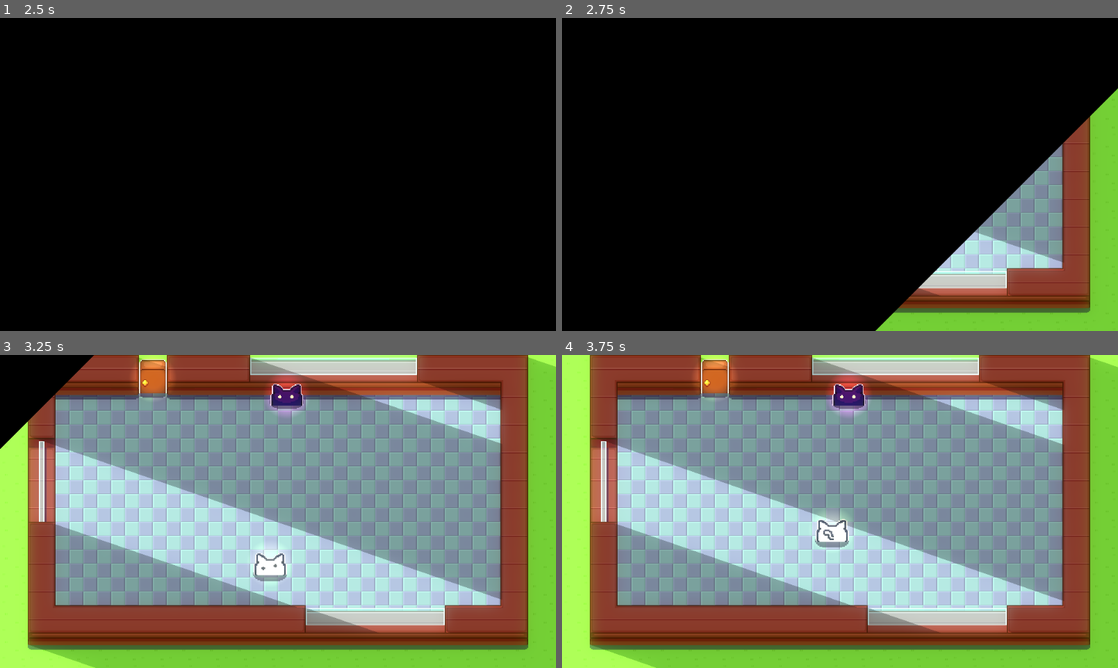
Above: before the commit, frames 1-4 (two rows, left to right).
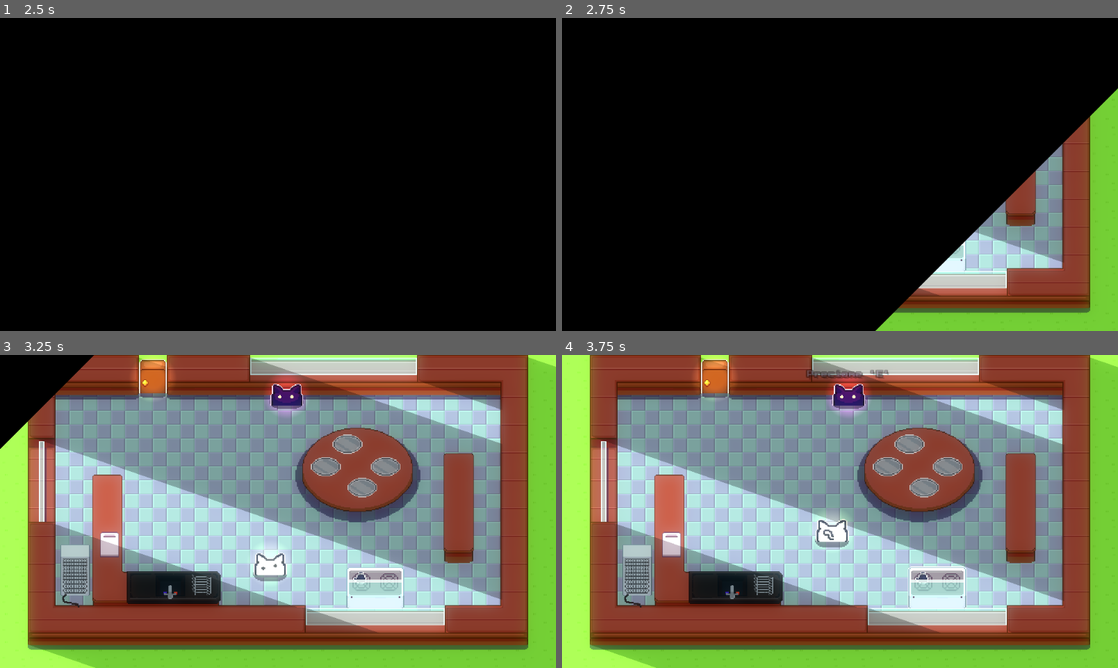
Above: after the commit, the same moments.

Repository: RAFAELPADILHA2011/Projeto-Remanejo-de-res-duos
Game: Godot game, scene res://Game/Scenes/jogo.tscn
The game is run twice, just before and just after one commit, with the same random seed, the same clock (stepped at 60 frames per second) and the same inputs.
Inputs (mouse positions are in pixels of both pictures, inside the frame that each line leads up to):
- Up to frame 1 (2.5 s): click (72, 161) at 0.5 s; tap Enter (ui_accept) at 1.25, 1.52, 2.27 s; move the mouse to (400, 158) at 1.27 s; hold Right (ui_right) 1.28-2.03 s; hold E 1.28-2.03 s; click (400, 158) at 1.42 s; move the mouse to (166, 190) at 2.02 s; hold Down (ui_down) from 2.03 s (still down); tap E at 2.1 s; click (166, 190) at 2.17 s
- Up to frame 2 (2.75 s): keep holding Down (ui_down)
- Up to frame 3 (3.25 s): move the mouse to (333, 442) at 2.77 s; release Down (ui_down) at 2.78 s; hold Right (ui_right) from 2.78 s (still down); hold E from 2.78 s (still down); click (333, 442) at 2.92 s
- Up to frame 4 (3.75 s): move the mouse to (812, 574) at 3.52 s; release Right (ui_right) at 3.53 s; release E at 3.53 s; hold Up (ui_up) from 3.53 s (still down); tap E at 3.6 s; click (812, 574) at 3.67 s

Frame 1 is identical in both runs. In frame 2, 0.9% of the frame differs, in the area x 67-86%, y 48-81%; in frame 3, 13%; in frame 4, 13%, in the area x 10-86%, y 4-81%.

Commit message:
moveis

Diff:
--- a/Game/Scenes/mundo.tscn
+++ b/Game/Scenes/mundo.tscn
@@ -5,6 +5,12 @@
 [ext_resource type="PackedScene" uid="uid://cxdsajbrosdmp" path="res://Itens/scenes/Porta.tscn" id="3_ryfhg"]
 [ext_resource type="PackedScene" uid="uid://m0s7ntlmcgax" path="res://Itens/scenes/player.tscn" id="4_e046x"]
 [ext_resource type="Script" uid="uid://be36515kmvrnw" path="res://Game/Scripts/Time.gd" id="5_0bwyg"]
+[ext_resource type="PackedScene" uid="uid://clbmfncrharf7" path="res://Itens/scenes/pia.tscn" id="5_tayns"]
+[ext_resource type="PackedScene" uid="uid://4lb4owoi5aij" path="res://Itens/scenes/mesa.tscn" id="6_ryfhg"]
+[ext_resource type="PackedScene" uid="uid://d2wqpg2xyoqgp" path="res://Itens/scenes/fogao.tscn" id="7_e046x"]
+[ext_resource type="PackedScene" uid="uid://b4xo77yosvs1a" path="res://Itens/scenes/geladeira.tscn" id="8_0bwyg"]
+[ext_resource type="PackedScene" uid="uid://ddt6lnywyrdyx" path="res://Itens/scenes/balcao.tscn" id="8_cth1h"]
+[ext_resource type="PackedScene" uid="uid://co7yllu4toda2" path="res://Itens/scenes/chaleira.tscn" id="10_4vcml"]
 
 [sub_resource type="Environment" id="Environment_iqat7"]
 background_mode = 3
@@ -54,6 +60,28 @@
 use_parent_material = true
 position = Vector2(311, 240)
 
+[node name="Moveis" type="Node2D" parent="Elementos" unique_id=1991353690]
+
+[node name="EnteragePlayer" parent="Elementos/Moveis" unique_id=1605428017 instance=ExtResource("5_tayns")]
+position = Vector2(180, 213)
+
+[node name="mesa" parent="Elementos/Moveis" unique_id=1505730108 instance=ExtResource("6_ryfhg")]
+position = Vector2(412, 138)
+
+[node name="Fogao" parent="Elementos/Moveis" unique_id=1510914623 instance=ExtResource("7_e046x")]
+position = Vector2(432, 267)
+
+[node name="Balcao" parent="Elementos/Moveis" unique_id=1490575044 instance=ExtResource("8_cth1h")]
+position = Vector2(528, 176)
+
+[node name="Geladeira" parent="Elementos/Moveis" unique_id=1375789181 instance=ExtResource("8_0bwyg")]
+position = Vector2(87, 250)
+
+[node name="itens" type="Node2D" parent="Elementos" unique_id=687083256]
+
+[node name="chaleira" parent="Elementos/itens" unique_id=1782349878 instance=ExtResource("10_4vcml")]
+position = Vector2(414, 256)
+
 [node name="WorldEnvironment" type="WorldEnvironment" parent="." unique_id=316322369 node_paths=PackedStringArray("dirLuz", "Tempo")]
 environment = SubResource("Environment_iqat7")
 script = ExtResource("5_0bwyg")
--- a/Game/Scripts/themeController.gd
+++ b/Game/Scripts/themeController.gd
@@ -15,7 +15,6 @@
 	if stream == null:
 		stream = _musica
 		aumentaVolume()
-		play()
 		return
 	if stream != _musica:
 		await diminuiVolume()
@@ -30,6 +29,7 @@
 	tweenVolume = create_tween().bind_node(self)
 	tweenVolume.tween_method(mudaVolume, volumeAtual, 0.0, TEMPO)
 	tweenVolume.tween_callback(stop)
+	await tweenVolume.finished
 
 func aumentaVolume():
 	if stream == null: return
--- /dev/null
+++ b/Itens/Scripts/CliqueParaPegar.gd
@@ -0,0 +1,35 @@
+extends EnterageMouse
+
+@export var Mensagem : Label = null
+
+@export var PosYOriginal : float = -42
+
+@export var PosYOEscondida : float = -35
+
+const TEMPO : float = 0.1
+
+const COR_ORIGINAL : Color = Color.WHITE
+
+const COR_ESCONDIDA : Color = Color(0.145, 0.086, 0.31, 0.0)
+
+var tweenPrecionar : Tween = null
+
+var necessitaExibirTexto : bool = true
+
+func _on_input_event(_viewport: Node, _event: InputEvent, _shape_idx: int) -> void:
+	if _event is InputEventMouseButton and _event.pressed:
+		if _event.event == MOUSE_BUTTON_LEFT:
+			queue_free()
+
+func mouseColidindo():
+	if not necessitaExibirTexto: return
+	if tweenPrecionar: tweenPrecionar.kill()
+	tweenPrecionar = create_tween().bind_node(self)
+	tweenPrecionar.tween_property(Mensagem, "position:y", PosYOriginal, TEMPO)
+	tweenPrecionar.tween_property(Mensagem, "modulate", COR_ORIGINAL, TEMPO)
+
+func mouseNaoColidindo():
+	if tweenPrecionar: tweenPrecionar.kill()
+	tweenPrecionar = create_tween().bind_node(self)
+	tweenPrecionar.tween_property(Mensagem, "position:y", PosYOEscondida, TEMPO)
+	tweenPrecionar.tween_property(Mensagem, "modulate", COR_ESCONDIDA, TEMPO)
--- /dev/null
+++ b/Itens/Scripts/Pia.gd
@@ -0,0 +1,11 @@
+extends EnteragePlayer
+
+@export var Sprite : Sprite2D
+
+func playerColidindo(_area : Area2D):
+    verificacao(_area)
+    Sprite.frame = 1
+
+func playerNaoColidindo(_area : Area2D):
+    verificacao(_area)
+    Sprite.frame = 0
--- a/Itens/Scripts/dialogo.gd
+++ b/Itens/Scripts/dialogo.gd
@@ -29,6 +29,10 @@
 
 func _process(_delta: float):
 	if not emTela: return
+	if get_tree().paused == true:
+			Anim.play("saida")
+			await Anim.animation_finished
+			queue_free()
 	if Input.is_action_pressed("ui_accept") and Dialogo.visible_ratio < MAX_TEXTO_VISIVEL:
 		passoTexto = MIN_PASSO_TEXTO
 		return
--- a/Itens/Scripts/guia.gd
+++ b/Itens/Scripts/guia.gd
@@ -1,6 +1,4 @@
-extends CharacterBody2D
-
-@export var Area : Area2D = null
+extends EnteragePlayer
 
 @export var Mensagem : Label = null
 
@@ -22,10 +20,6 @@
 
 var possoComecarDialogo : bool = false
 
-func _ready():
-    Area.area_entered.connect(playerColidindo)
-    Area.area_exited.connect(playerNaoColidindo)
-
 func _process(_delta: float):
     if Input.is_physical_key_pressed(KEY_E) and possoComecarDialogo:
         possoComecarDialogo = false
@@ -34,21 +28,20 @@
         dialogo.dados = Dialogos.DIALOGO1
         dialogo.entrandoEmTela()
 
-
 func playerColidindo(_area : Area2D):
-    if _area.get_parent() is Player:
-        if tweenPrecionar: tweenPrecionar.kill()
-        tweenPrecionar = create_tween().bind_node(self)
-        tweenPrecionar.tween_property(Mensagem, "position:y", POS_Y_ORIGINAL, TEMPO)
-        tweenPrecionar.tween_property(Mensagem, "modulate", COR_ORIGINAL, TEMPO)
-        await tweenPrecionar.finished
-        possoComecarDialogo = true
+    verificacao(_area)
+    if tweenPrecionar: tweenPrecionar.kill()
+    tweenPrecionar = create_tween().bind_node(self)
+    tweenPrecionar.tween_property(Mensagem, "position:y", POS_Y_ORIGINAL, TEMPO)
+    tweenPrecionar.tween_property(Mensagem, "modulate", COR_ORIGINAL, TEMPO)
+    await tweenPrecionar.finished
+    possoComecarDialogo = true
 
 func playerNaoColidindo(_area : Area2D):
-    if _area.get_parent() is Player:
-        if tweenPrecionar: tweenPrecionar.kill()
-        tweenPrecionar = create_tween().bind_node(self)
-        tweenPrecionar.tween_property(Mensagem, "position:y", POS_Y_ESCONDIDO, TEMPO)
-        tweenPrecionar.tween_property(Mensagem, "modulate", COR_ESCONDIDA, TEMPO)
-        await tweenPrecionar.finished
-        possoComecarDialogo = false
+    verificacao(_area)
+    if tweenPrecionar: tweenPrecionar.kill()
+    tweenPrecionar = create_tween().bind_node(self)
+    tweenPrecionar.tween_property(Mensagem, "position:y", POS_Y_ESCONDIDO, TEMPO)
+    tweenPrecionar.tween_property(Mensagem, "modulate", COR_ESCONDIDA, TEMPO)
+    await tweenPrecionar.finished
+    possoComecarDialogo = false
--- /dev/null
+++ b/Itens/Scripts/interageComMouse.gd
@@ -0,0 +1,14 @@
+extends CharacterBody2D
+class_name EnterageMouse
+
+@export var Area : Area2D = null
+
+func _ready() -> void:
+    Area.mouse_entered.connect(mouseColidindo)
+    Area.mouse_exited.connect(mouseNaoColidindo)
+
+func mouseColidindo():
+    pass
+
+func mouseNaoColidindo():
+    pass
--- /dev/null
+++ b/Itens/Scripts/interageComPlayer.gd
@@ -0,0 +1,20 @@
+extends CharacterBody2D
+class_name EnteragePlayer
+
+@export var Area : Area2D = null
+
+var jogador : Player = null
+
+func _ready() -> void:
+    Area.area_entered.connect(playerColidindo)
+    Area.area_exited.connect(playerNaoColidindo)
+
+func playerColidindo(_area : Area2D):
+    pass
+
+func playerNaoColidindo(_area : Area2D):
+    pass
+
+func verificacao(_area : Area2D):
+    if not (_area.get_parent() is Player): return
+    jogador = _area.get_parent()
--- a/Itens/scenes/TelaDialogo.tscn
+++ b/Itens/scenes/TelaDialogo.tscn
@@ -128,6 +128,7 @@
 }
 
 [node name="DialogScreen" type="CanvasLayer" unique_id=773613895 node_paths=PackedStringArray("Nome", "Dialogo", "Icone", "Anim")]
+process_mode = 3
 script = ExtResource("1_8p7pj")
 Nome = NodePath("CaixaDialogo/VBoxContainer/Nome")
 Dialogo = NodePath("CaixaDialogo/VBoxContainer/Dialogo")
--- /dev/null
+++ b/Itens/scenes/balcao.tscn
@@ -0,0 +1,19 @@
+[gd_scene format=3 uid="uid://ddt6lnywyrdyx"]
+
+[ext_resource type="Texture2D" uid="uid://7eo7tp6ueuag" path="res://Itens/Sprites/moveis/Sprite-balcao.png" id="1_w14u5"]
+
+[sub_resource type="RectangleShape2D" id="RectangleShape2D_k0h2g"]
+size = Vector2(30, 116)
+
+[node name="Balcao" type="CharacterBody2D" unique_id=1490575044]
+z_index = 1
+y_sort_enabled = true
+
+[node name="Sprite2D" type="Sprite2D" parent="." unique_id=1751161046]
+z_index = 3
+y_sort_enabled = true
+texture = ExtResource("1_w14u5")
+
+[node name="CollisionShape2D" type="CollisionShape2D" parent="." unique_id=605836755]
+position = Vector2(0, -2)
+shape = SubResource("RectangleShape2D_k0h2g")
--- /dev/null
+++ b/Itens/scenes/chaleira.tscn
@@ -0,0 +1,46 @@
+[gd_scene format=3 uid="uid://co7yllu4toda2"]
+
+[ext_resource type="Script" uid="uid://d4ja6n4d38qx3" path="res://Itens/Scripts/CliqueParaPegar.gd" id="1_5c6t1"]
+[ext_resource type="Texture2D" uid="uid://csmftfwvfeawm" path="res://Itens/Sprites/Itens/Sprite-Chaleira.png" id="2_agjlt"]
+
+[sub_resource type="RectangleShape2D" id="RectangleShape2D_k0h2g"]
+size = Vector2(15, 15)
+
+[node name="chaleira" type="CharacterBody2D" unique_id=1782349878 node_paths=PackedStringArray("Mensagem", "Area")]
+z_index = 1
+y_sort_enabled = true
+script = ExtResource("1_5c6t1")
+Mensagem = NodePath("Label")
+PosYOriginal = -41.0
+PosYOEscondida = -38.0
+Area = NodePath("Area2D")
+metadata/_custom_type_script = "uid://diftjq15gaix4"
+
+[node name="Area2D" type="Area2D" parent="." unique_id=1255155179]
+
+[node name="CollisionShape2D" type="CollisionShape2D" parent="Area2D" unique_id=1552370920]
+shape = SubResource("RectangleShape2D_k0h2g")
+
+[node name="Sprite2D" type="Sprite2D" parent="." unique_id=1201108688]
+z_index = 3
+y_sort_enabled = true
+texture = ExtResource("2_agjlt")
+
+[node name="Label" type="Label" parent="." unique_id=929659700]
+modulate = Color(0.14509805, 0.08627451, 0.30980393, 0)
+z_index = 3
+offset_left = -42.0
+offset_top = -38.0
+offset_right = 43.0
+offset_bottom = -8.0
+theme_override_colors/font_shadow_color = Color(0.023099998, 0.024663331, 0.07, 0.7058824)
+theme_override_constants/shadow_offset_x = 2
+theme_override_constants/shadow_offset_y = 2
+theme_override_constants/outline_size = 4
+theme_override_constants/shadow_outline_size = 0
+theme_override_font_sizes/font_size = 5
+text = "Aperte o botão
+esquerdo do mouse
+em cima"
+horizontal_alignment = 1
+vertical_alignment = 1
--- /dev/null
+++ b/Itens/scenes/fogao.tscn
@@ -0,0 +1,41 @@
+[gd_scene format=3 uid="uid://d2wqpg2xyoqgp"]
+
+[ext_resource type="Script" uid="uid://dbcjcocy1r2mm" path="res://Itens/Scripts/Pia.gd" id="1_wvjuj"]
+[ext_resource type="Texture2D" uid="uid://do85vds1lc8iy" path="res://Itens/Sprites/moveis/Sprite-Fogão.png" id="2_fi7cl"]
+[ext_resource type="Texture2D" uid="uid://vgg115e6bk3" path="res://Itens/Sprites/moveis/Sprite-JanelaFogão.png" id="3_hpjdb"]
+
+[sub_resource type="RectangleShape2D" id="RectangleShape2D_6jqwh"]
+size = Vector2(80, 55)
+
+[sub_resource type="RectangleShape2D" id="RectangleShape2D_k0h2g"]
+size = Vector2(64, 44)
+
+[node name="Fogao" type="CharacterBody2D" unique_id=1510914623 node_paths=PackedStringArray("Sprite", "Area")]
+z_index = 1
+y_sort_enabled = true
+script = ExtResource("1_wvjuj")
+Sprite = NodePath("Sprite2D")
+Area = NodePath("Area2D")
+metadata/_custom_type_script = "uid://clkkj1e082sag"
+
+[node name="Area2D" type="Area2D" parent="." unique_id=23852854]
+
+[node name="CollisionShape2D" type="CollisionShape2D" parent="Area2D" unique_id=1519928489]
+position = Vector2(0, -3.5)
+shape = SubResource("RectangleShape2D_6jqwh")
+
+[node name="Sprite2D" type="Sprite2D" parent="." unique_id=1885615738]
+z_index = 3
+y_sort_enabled = true
+texture = ExtResource("2_fi7cl")
+hframes = 2
+
+[node name="Sprite2D2" type="Sprite2D" parent="." unique_id=1010818242]
+z_index = 4
+y_sort_enabled = true
+position = Vector2(0, 2)
+texture = ExtResource("3_hpjdb")
+
+[node name="CollisionShape2D" type="CollisionShape2D" parent="." unique_id=202807625]
+position = Vector2(0, 2)
+shape = SubResource("RectangleShape2D_k0h2g")
--- /dev/null
+++ b/Itens/scenes/geladeira.tscn
@@ -0,0 +1,34 @@
+[gd_scene format=3 uid="uid://b4xo77yosvs1a"]
+
+[ext_resource type="Script" uid="uid://dbcjcocy1r2mm" path="res://Itens/Scripts/Pia.gd" id="1_xo05r"]
+[ext_resource type="Texture2D" uid="uid://whnhdwlw1p5e" path="res://Itens/Sprites/moveis/Sprite-Geladeira.png" id="2_prxf2"]
+
+[sub_resource type="RectangleShape2D" id="RectangleShape2D_jg0o7"]
+size = Vector2(53.75, 67)
+
+[sub_resource type="RectangleShape2D" id="RectangleShape2D_k0h2g"]
+size = Vector2(29, 54)
+
+[node name="Geladeira" type="CharacterBody2D" unique_id=1375789181 node_paths=PackedStringArray("Sprite", "Area")]
+z_index = 1
+y_sort_enabled = true
+script = ExtResource("1_xo05r")
+Sprite = NodePath("Sprite2D")
+Area = NodePath("Area2D")
+metadata/_custom_type_script = "uid://clkkj1e082sag"
+
+[node name="Area2D" type="Area2D" parent="." unique_id=606282998]
+
+[node name="CollisionShape2D" type="CollisionShape2D" parent="Area2D" unique_id=258727392]
+position = Vector2(0.875, -9.5)
+shape = SubResource("RectangleShape2D_jg0o7")
+
+[node name="Sprite2D" type="Sprite2D" parent="." unique_id=1073915649]
+z_index = 3
+y_sort_enabled = true
+texture = ExtResource("2_prxf2")
+hframes = 2
+
+[node name="CollisionShape2D" type="CollisionShape2D" parent="." unique_id=2128123188]
+position = Vector2(-0.5, 0)
+shape = SubResource("RectangleShape2D_k0h2g")
--- a/Itens/scenes/guia.tscn
+++ b/Itens/scenes/guia.tscn
@@ -82,13 +82,13 @@
 fill = 1
 fill_from = Vector2(0.5, 0.5)
 
-[node name="Guia" type="CharacterBody2D" unique_id=1917759687 node_paths=PackedStringArray("Area", "Mensagem")]
+[node name="Guia" type="CharacterBody2D" unique_id=1917759687 node_paths=PackedStringArray("Mensagem", "Area")]
 z_index = 1
 y_sort_enabled = true
 script = ExtResource("1_elmc4")
-Area = NodePath("Area2D")
 Mensagem = NodePath("Area2D/Label")
 DialogoTela = ExtResource("2_a4c8f")
+Area = NodePath("Area2D")
 
 [node name="Shadow" type="Sprite2D" parent="." unique_id=1345599315]
 y_sort_enabled = true
@@ -117,7 +117,7 @@
 shape = SubResource("CircleShape2D_b7fda")
 
 [node name="Label" type="Label" parent="Area2D" unique_id=733332482]
-modulate = Color(0.145, 0.086, 0.31, 0)
+modulate = Color(0.14509805, 0.08627451, 0.30980393, 0)
 z_index = 3
 offset_left = -48.0
 offset_top = -40.0
--- /dev/null
+++ b/Itens/scenes/mesa.tscn
@@ -0,0 +1,47 @@
+[gd_scene format=3 uid="uid://4lb4owoi5aij"]
+
+[ext_resource type="Script" uid="uid://clkkj1e082sag" path="res://Itens/Scripts/interageComPlayer.gd" id="1_nn7dc"]
+[ext_resource type="Texture2D" uid="uid://btj10tm37hb2u" path="res://Itens/Sprites/moveis/Sprite-Mesa.png" id="2_4ocww"]
+
+[sub_resource type="CapsuleShape2D" id="CapsuleShape2D_6jqwh"]
+radius = 42.0
+height = 126.0
+
+[sub_resource type="CapsuleShape2D" id="CapsuleShape2D_iismu"]
+radius = 55.0
+height = 144.0
+
+[node name="mesa" type="CharacterBody2D" unique_id=1505730108 node_paths=PackedStringArray("Area")]
+z_index = 1
+y_sort_enabled = true
+script = ExtResource("1_nn7dc")
+Area = NodePath("Area2D")
+metadata/_custom_type_script = "uid://clkkj1e082sag"
+
+[node name="CollisionShape2D" type="CollisionShape2D" parent="." unique_id=1652873637]
+position = Vector2(0, -5)
+rotation = 1.5707964
+shape = SubResource("CapsuleShape2D_6jqwh")
+
+[node name="Area2D" type="Area2D" parent="." unique_id=119983499]
+
+[node name="CollisionShape2D" type="CollisionShape2D" parent="Area2D" unique_id=1671786216]
+position = Vector2(0, -4)
+rotation = 1.5707964
+shape = SubResource("CapsuleShape2D_iismu")
+
+[node name="Sprite2D" type="Sprite2D" parent="." unique_id=1131815048]
+z_index = 3
+y_sort_enabled = true
+texture = ExtResource("2_4ocww")
+
+[node name="Pratos" type="Node2D" parent="." unique_id=559413033]
+position = Vector2(-37, -10)
+
+[node name="Prato1" type="Marker2D" parent="Pratos" unique_id=1292706766]
+
+[node name="Prato2" type="Marker2D" parent="Pratos" unique_id=245836264]
+
+[node name="Prato3" type="Marker2D" parent="Pratos" unique_id=380888534]
+
+[node name="Prato4" type="Marker2D" parent="Pratos" unique_id=210686190]
--- /dev/null
+++ b/Itens/scenes/pia.tscn
@@ -0,0 +1,32 @@
+[gd_scene format=3 uid="uid://clbmfncrharf7"]
+
+[ext_resource type="Script" uid="uid://dbcjcocy1r2mm" path="res://Itens/Scripts/Pia.gd" id="1_cxpib"]
+[ext_resource type="Texture2D" uid="uid://dd8p0kmf8wlgj" path="res://Itens/Sprites/moveis/Sprite-Pia.png" id="2_k6g1t"]
+
+[sub_resource type="CircleShape2D" id="CircleShape2D_k0h2g"]
+radius = 44.102154
+
+[node name="EnteragePlayer" type="CharacterBody2D" unique_id=1605428017 node_paths=PackedStringArray("Sprite", "Area")]
+z_index = 1
+y_sort_enabled = true
+script = ExtResource("1_cxpib")
+Sprite = NodePath("Sprite2D")
+Area = NodePath("Area2D")
+metadata/_custom_type_script = "uid://clkkj1e082sag"
+
+[node name="CollisionPolygon2D" type="CollisionPolygon2D" parent="." unique_id=1505064834]
+position = Vector2(16.762499, 14.456251)
+scale = Vector2(28.9375, 17.0625)
+polygon = PackedVector2Array(1.839741, 3.3139195, 1.839741, 1.4384615, -2.0306697, 1.4384615, -2.0306697, -5.0670333, -3.101944, -5.0670333, -3.101944, 3.3139195)
+
+[node name="Area2D" type="Area2D" parent="." unique_id=1770655925]
+
+[node name="CollisionShape2D" type="CollisionShape2D" parent="Area2D" unique_id=1406874681]
+position = Vector2(16, 53)
+shape = SubResource("CircleShape2D_k0h2g")
+
+[node name="Sprite2D" type="Sprite2D" parent="." unique_id=2069066354]
+z_index = 3
+y_sort_enabled = true
+texture = ExtResource("2_k6g1t")
+hframes = 2
Binary file added: Game/Sprites/Sprite-Mouse.png
Not shown, added: Game/Sprites/Sprite-Mouse.png.import
Not shown, added: Itens/Scripts/CliqueParaPegar.gd.uid
Not shown, added: Itens/Scripts/Pia.gd.uid
Not shown, added: Itens/Scripts/interageComMouse.gd.uid
Not shown, added: Itens/Scripts/interageComPlayer.gd.uid
Binary file added: Itens/Sprites/Itens/Sprite-Chaleira.png
Not shown, added: Itens/Sprites/Itens/Sprite-Chaleira.png.import
Binary file added: Itens/Sprites/Itens/Sprite-Colher.png
Not shown, added: Itens/Sprites/Itens/Sprite-Colher.png.import
Binary file added: Itens/Sprites/Itens/Sprite-GarrafaOleo.png
Not shown, added: Itens/Sprites/Itens/Sprite-GarrafaOleo.png.import
(and 27 more such lines)
